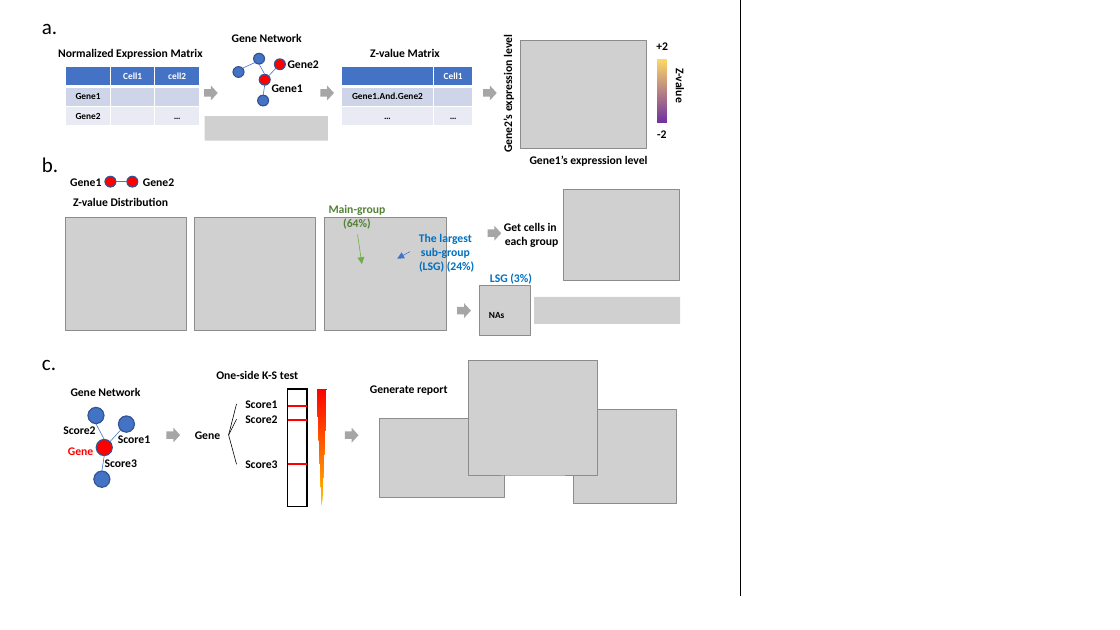
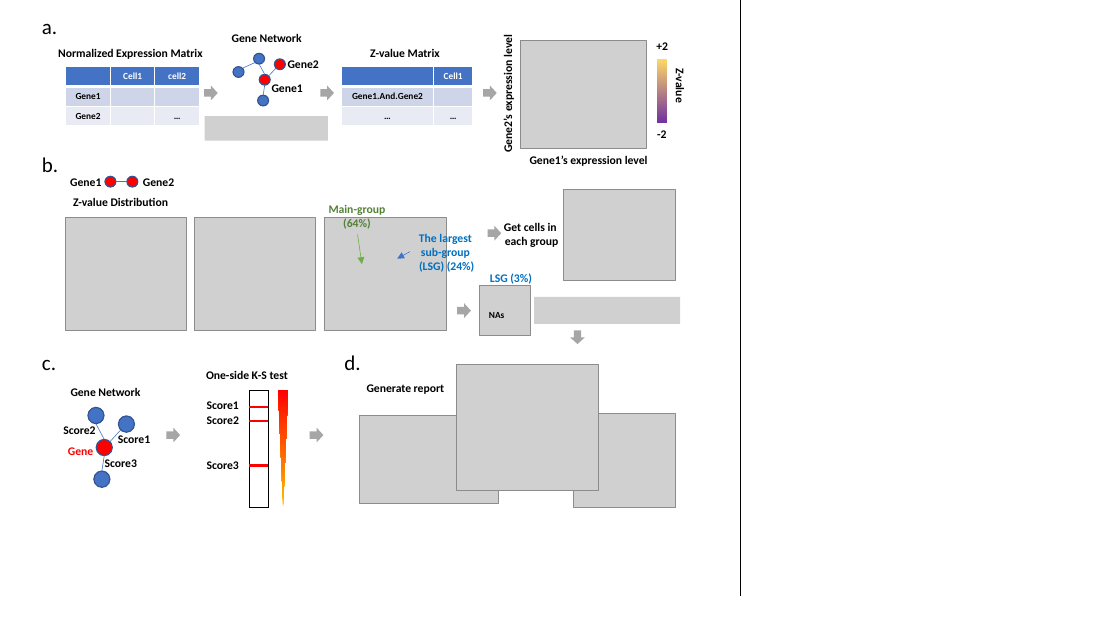
Before and after one commit to jumphone/GCA, a slide deck: slide 2 of GCA.pptx. Drawn at 1120x630 pixels with LibreOffice and Linux fonts; fonts in the diff are those of the drawing; grey boxes stand for pictures. Boxes give left, top, right and bottom in pixels: in the first picture for what was removed or moved away, otherwise in the second. Text is boxed around its words. In the diff, an @@ line names an element or a change of style, - is before the commit and + after.

```diff
--- a/GCA.pptx
+++ b/GCA.pptx
@@ picture: place and size @@
-picture at (564, 190, 680, 281)
+picture at (564, 190, 676, 281)
@@ text added at (344, 355, 360, 370), 18 pt, text #000000 @@
+d.
@@ right arrow added at (570, 331, 585, 344), fill #A6A6A6 @@
@@ text "One-side K-S test": place and size @@
-text "One-side K-S test" at (216, 371, 298, 379)
+text "One-side K-S test" at (206, 370, 288, 379)
@@ picture: place and size @@
-picture at (469, 360, 598, 475)
+picture at (457, 365, 599, 491)
@@ line removed from (229, 435) to (237, 419) @@
@@ line removed from (229, 435) to (237, 404) @@
@@ picture: place and size @@
-picture at (380, 418, 505, 497)
+picture at (360, 416, 498, 503)
@@ picture: place and size @@
-picture at (574, 410, 676, 503)
+picture at (574, 414, 676, 507)
@@ text removed at (195, 431, 220, 439) @@
-Gene
@@ line removed from (229, 435) to (237, 465) @@
@@ 3 texts, 3 lines, 1 triangle, 1 rectangle: place and size @@
-3 texts, 3 lines, 1 triangle, 1 rectangle at (245, 389, 327, 507)
+3 texts, 3 lines, 1 triangle, 1 rectangle at (207, 390, 288, 507)
@@ right arrow: place and size @@
-right arrow at (345, 428, 359, 443)
+right arrow at (310, 428, 323, 443)
```
Also in this commit, not shown: 1 other file.
